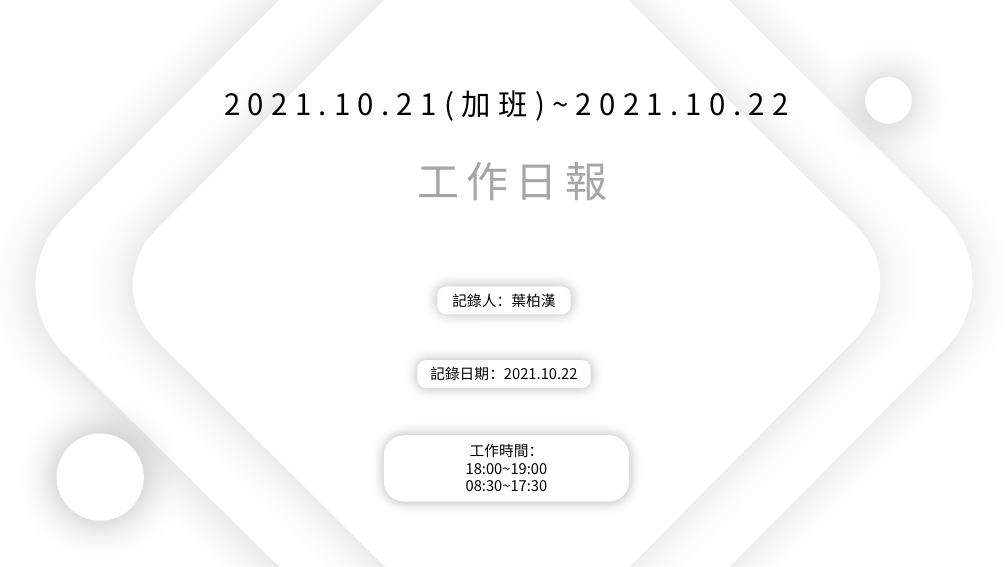
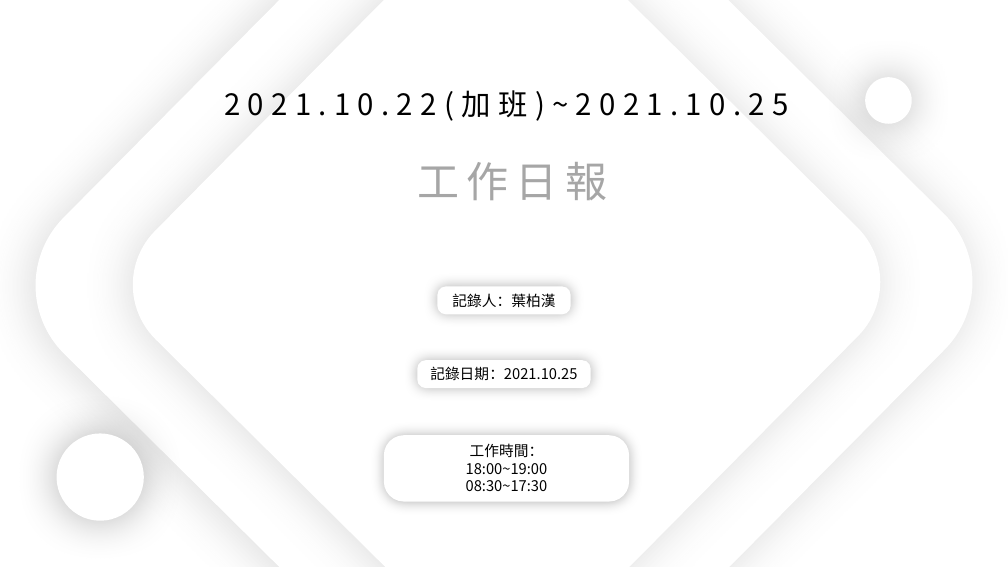
Before and after one commit to king637324/KnowledgeGreenhouseSystem, a slide deck: slide 1 of 工作日報_葉柏漢/2021.10/2021.10.22(加班)_2021.10.25工作日報_葉柏漢 - 複製.pptx. Drawn at 1008x567 pixels with LibreOffice and Linux fonts; fonts in the diff are those of the drawing. Boxes give left, top, right and bottom in pixels: in the first picture for what was removed or moved away, otherwise in the second. Text is boxed around its words. In the diff, an @@ line names an element or a change of style, - is before the commit and + after.

```diff
--- a/工作日報_葉柏漢/2021.10/2021.10.22(加班)_2021.10.25工作日報_葉柏漢 - 複製.pptx
+++ b/工作日報_葉柏漢/2021.10/2021.10.22(加班)_2021.10.25工作日報_葉柏漢 - 複製.pptx
@@ text at (224, 90, 788, 121): text changed @@
-2021.10.21(加班)~2021.10.22
+2021.10.22(加班)~2021.10.25
@@ text at (430, 366, 577, 380): text changed @@
-記錄日期：2021.10.22
+記錄日期：2021.10.25
```
Also in this commit, not shown: 2 other slides changed, 4 slides removed, 2 other files.
